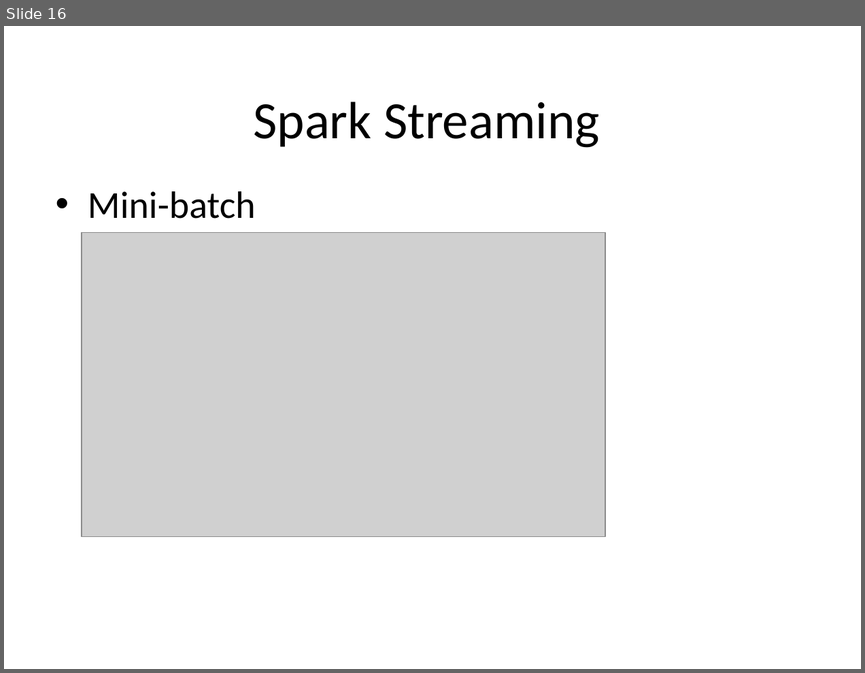
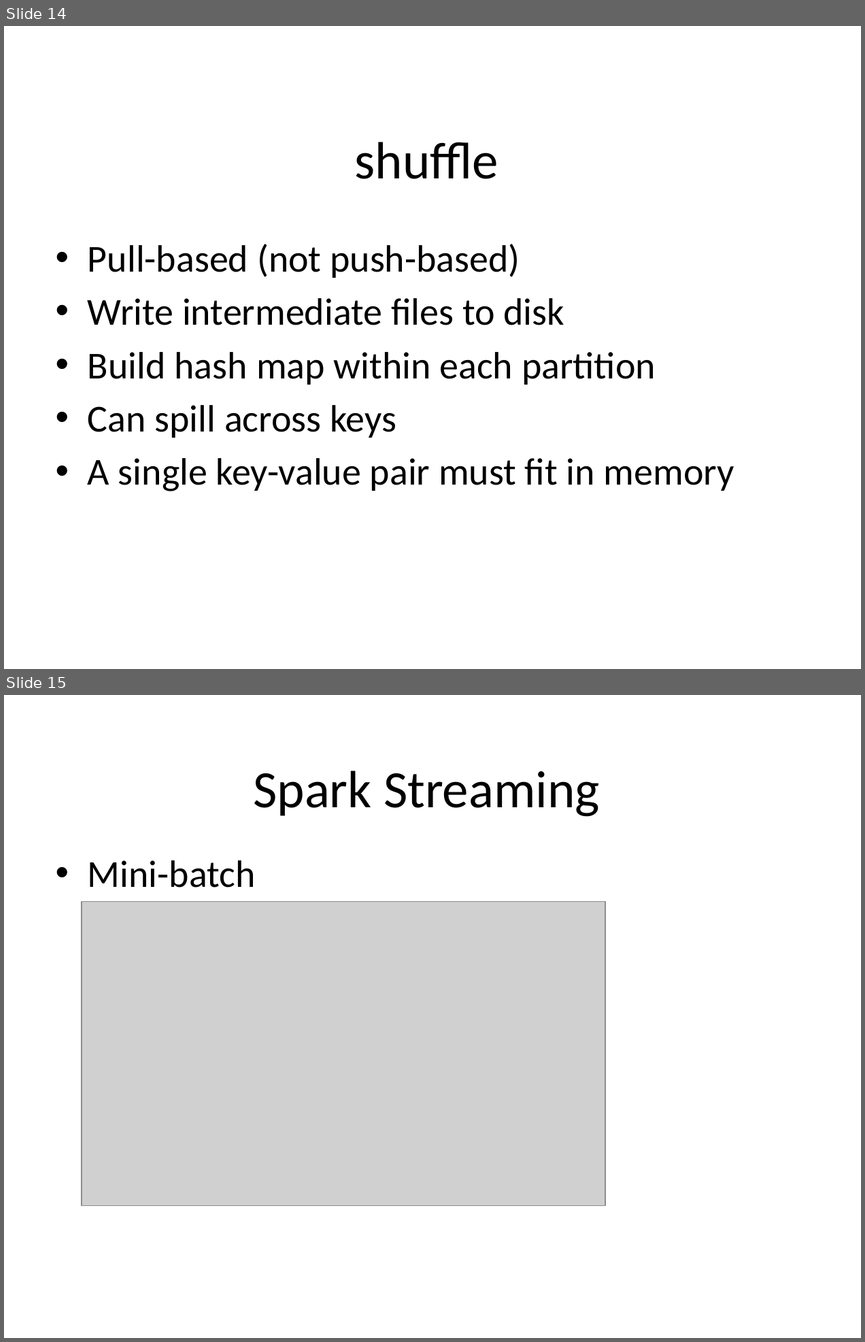
Before and after one commit to CrazyJvm/myslide, a slide deck: SACC2014/SACC2014.pptx. Shown one above the other, each under a label of ours: slide 16 before the commit, slides 14 and 15 after it. The pictures are 865x673 and 865x1342 pixels, drawn with LibreOffice and Linux fonts; fonts in the diff are those of the drawing; grey boxes stand for pictures; background and template pictures are left out. Boxes give left, top, right and bottom in pixels: in the first picture for what was removed or moved away, otherwise in the second. Text is boxed around its words. In the diff, an @@ line names an element or a change of style, - is before the commit and + after.

```diff
--- a/SACC2014/SACC2014.pptx
+++ b/SACC2014/SACC2014.pptx
@@ slide 14 added at <box>4,26,861,669</box>, background picture (left out) @@
@@ title added at <box>355,142,498,179</box>, 44 pt, text #000000 @@
+shuffle
@@ text added at <box>88,244,734,491</box>, 32 pt, text #000000 @@
+• Pull-based (not push-based)
+• Write intermediate files to disk
+• Build hash map within each partition
+• Can spill across keys
+• A single key-value pair must fit in memory
@@ what was slide 16 is now slide 15 @@
```
Also in this commit, not shown: 1 slide changed, 4 other slides added, 6 slides removed, 27 other files.
